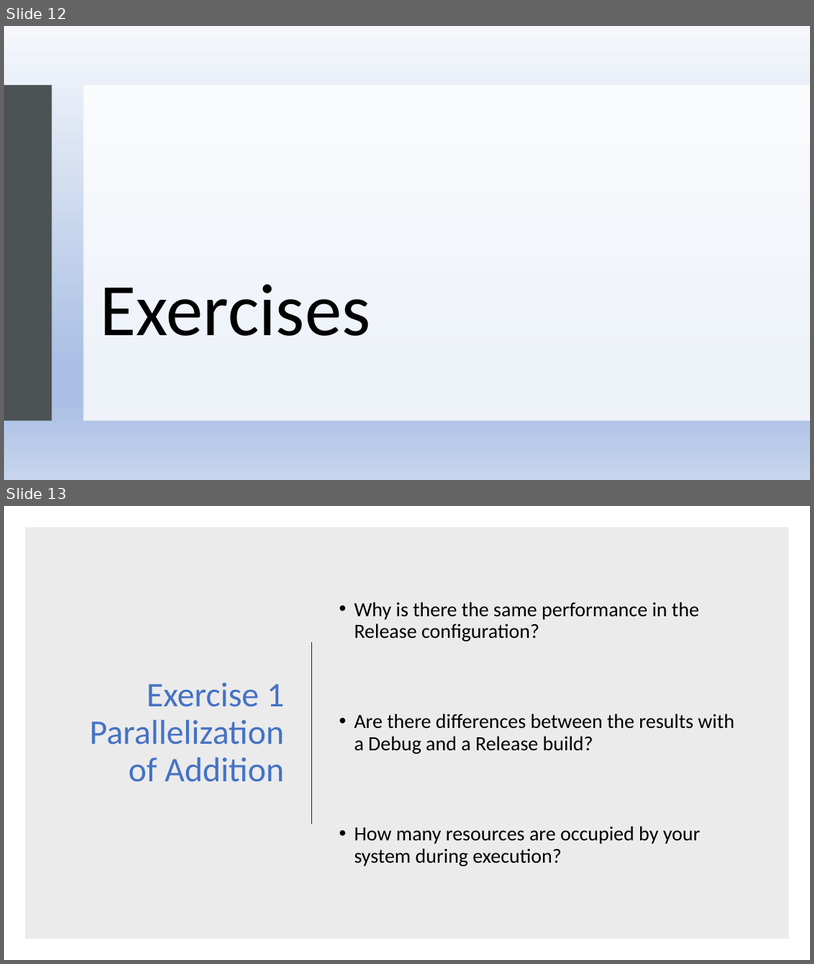
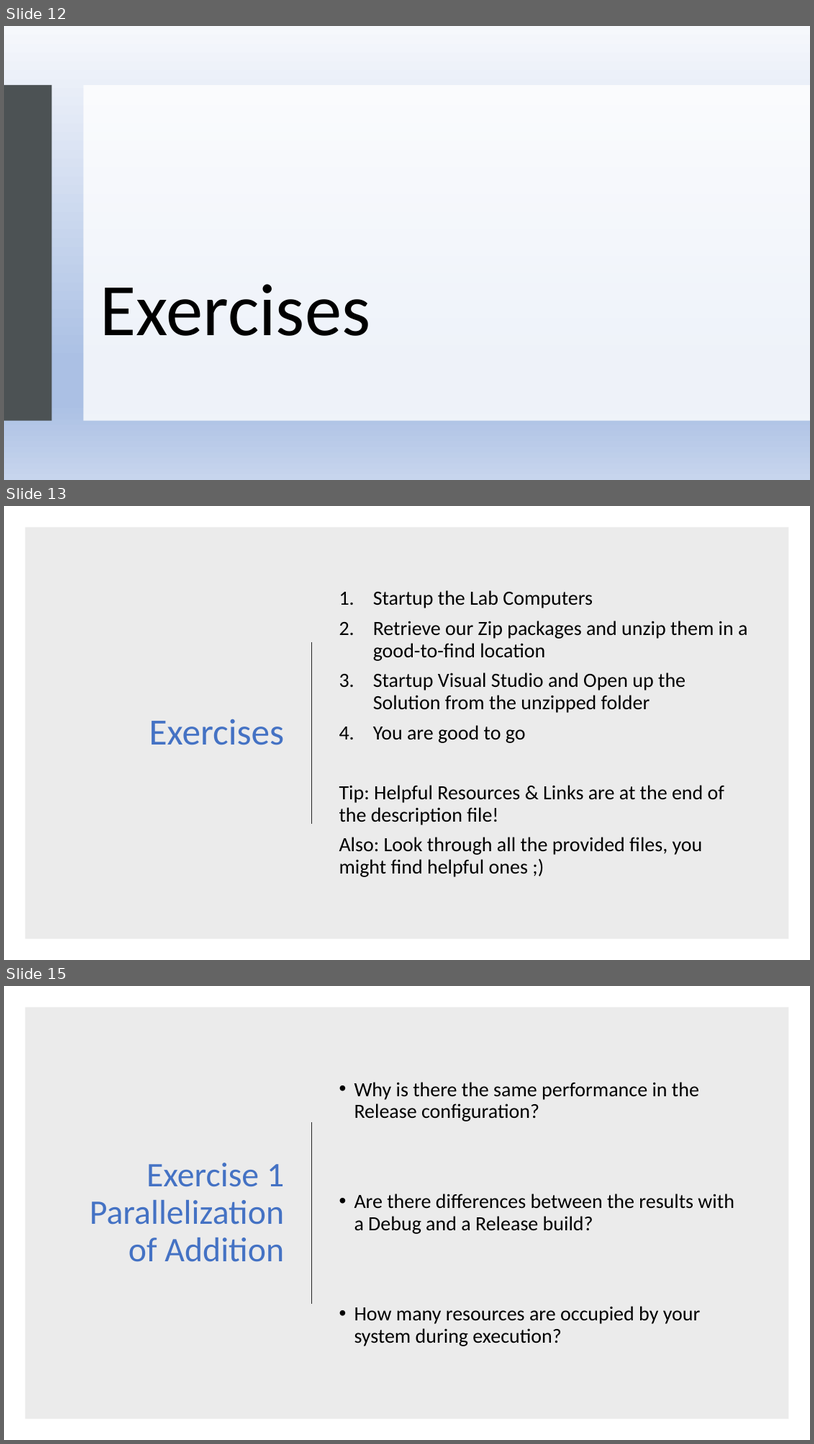
Before and after one commit to dyeske61283/ASE_OpenMP, a slide deck: OpenMP_Folien.pptx. Shown one above the other, each under a label of ours: slides 12 and 13 before the commit, slides 12, 13 and 15 after it; the slides between them are not shown. The pictures are 814x964 and 814x1444 pixels, drawn with LibreOffice and Linux fonts; fonts in the diff are those of the drawing. Boxes give left, top, right and bottom in pixels: in the first picture for what was removed or moved away, otherwise in the second. Text is boxed around its words. In the diff, an @@ line names an element or a change of style, - is before the commit and + after.

```diff
--- a/OpenMP_Folien.pptx
+++ b/OpenMP_Folien.pptx
@@ slide 13 added at <box>4,506,810,960</box>, background #FFFFFF @@
@@ rectangle added at <box>25,527,790,939</box>, fill #000000 at 8% opacity @@
@@ text added at <box>340,590,748,877</box>, 24 pt, text #000000 @@
+1. Startup the Lab Computers
+2. Retrieve our Zip packages and unzip them in a good-to-find location
+3. Startup Visual Studio and Open up the Solution from the unzipped folder
+4. You are good to go
+Tip: Helpful Resources & Links are at the end of the description file!
+Also: Look through all the provided files, you might find helpful ones ;)
@@ line added from (312, 642) to (312, 824), #262626 1.5 pt @@
@@ title added at <box>149,718,285,745</box>, 44 pt, text #4472C4 @@
+Exercises
@@ what was slide 13 is now slide 15 @@
```
Also in this commit, not shown: 4 slides changed, 1 other slide added, 1 other file.
